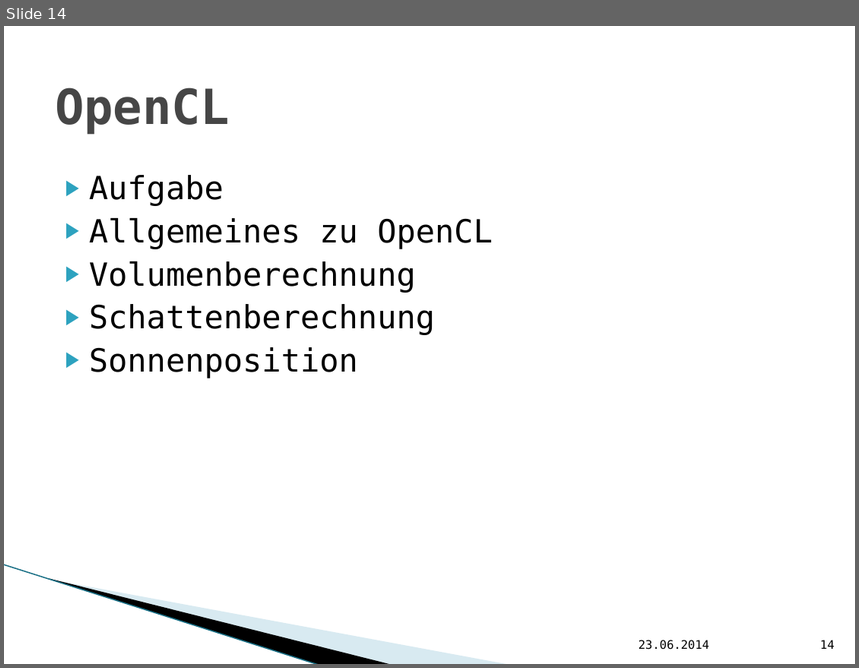
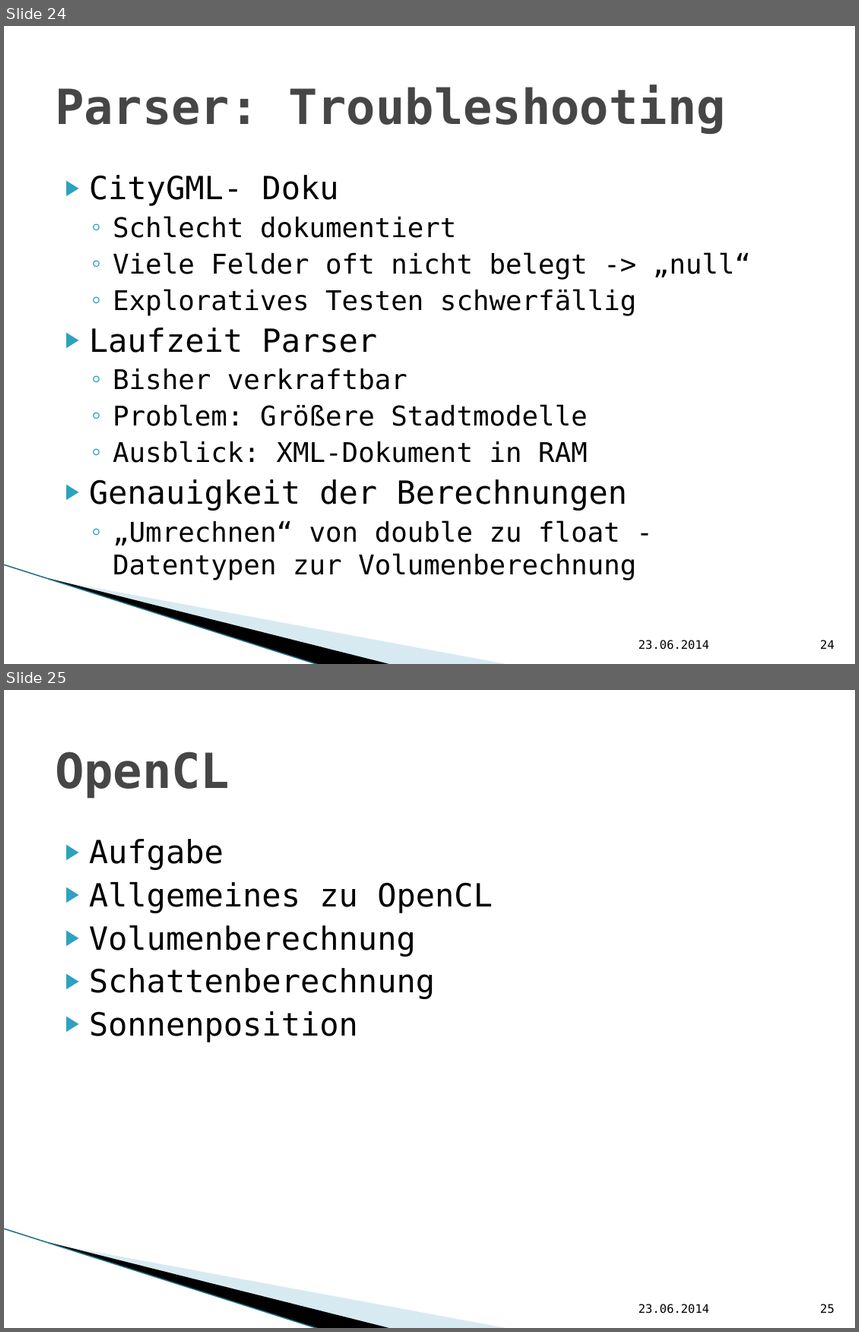
Before and after one commit to hft-swp/stuff, a slide deck: doku/vCity-Präsentation.pptx. Shown one above the other, each under a label of ours: slide 14 before the commit, slides 24 and 25 after it. The pictures are 859x668 and 859x1332 pixels, drawn with LibreOffice and Linux fonts; fonts in the diff are those of the drawing; background and template pictures are left out. Boxes give left, top, right and bottom in pixels: in the first picture for what was removed or moved away, otherwise in the second. Text is boxed around its words. In the diff, an @@ line names an element or a change of style, - is before the commit and + after.

```diff
--- a/doku/vCity-Präsentation.pptx
+++ b/doku/vCity-Präsentation.pptx
@@ slide 24 added at (4,26,855,664), background #FFFFFF; not listed: 3 template elements that a slide beside it also shows @@
@@ title added at (55,85,726,134), 41 pt, text #464646, bold @@
+Parser: Troubleshooting
@@ text added at (89,175,751,581), 23 pt, text #000000 @@
+▶ CityGML- Doku
+  ◦ Schlecht dokumentiert
+  ◦ Viele Felder oft nicht belegt -> „null“
+  ◦ Exploratives Testen schwerfällig
+▶ Laufzeit Parser
+  ◦ Bisher verkraftbar
+  ◦ Problem: Größere Stadtmodelle
+  ◦ Ausblick: XML-Dokument in RAM
+▶ Genauigkeit der Berechnungen
+  ◦ „Umrechnen“ von double zu float - Datentypen zur Volumenberechnung
@@ text added at (639,640,709,650), 10 pt, text #000000 @@
+23.06.2014
@@ page number added at (820,640,835,649), 10 pt, text #000000 @@
+24
@@ what was slide 14 is now slide 25 @@
@@ page number at (820,1304,835,1314): text changed @@
-14
+25
```
Also in this commit, not shown: 1 slide changed, 10 other slides added.
